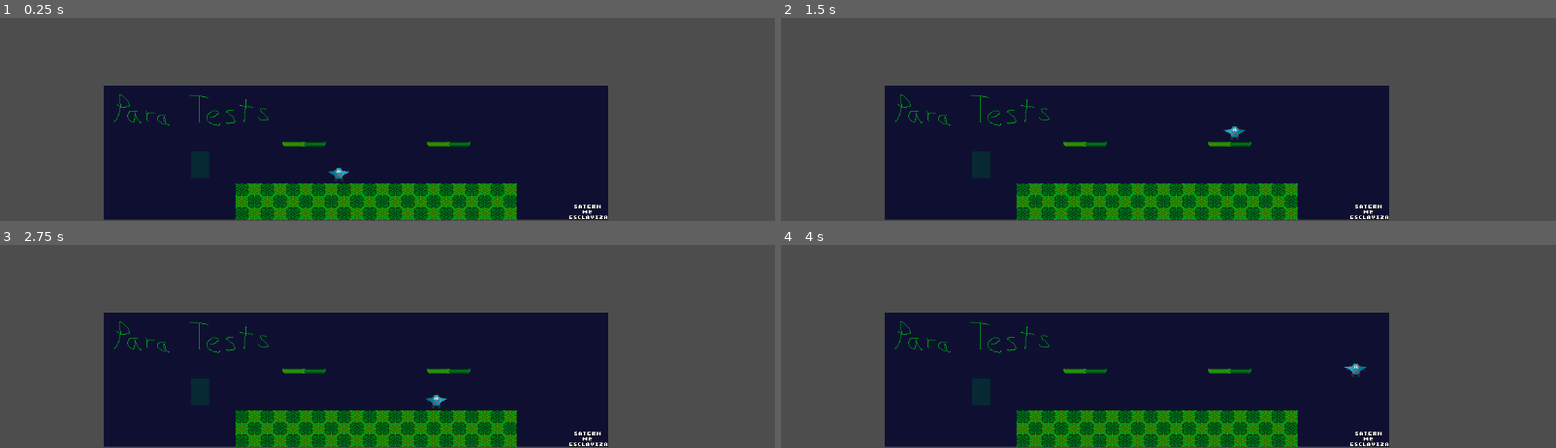
Above: before the commit, frames 1-4 (two rows, left to right).
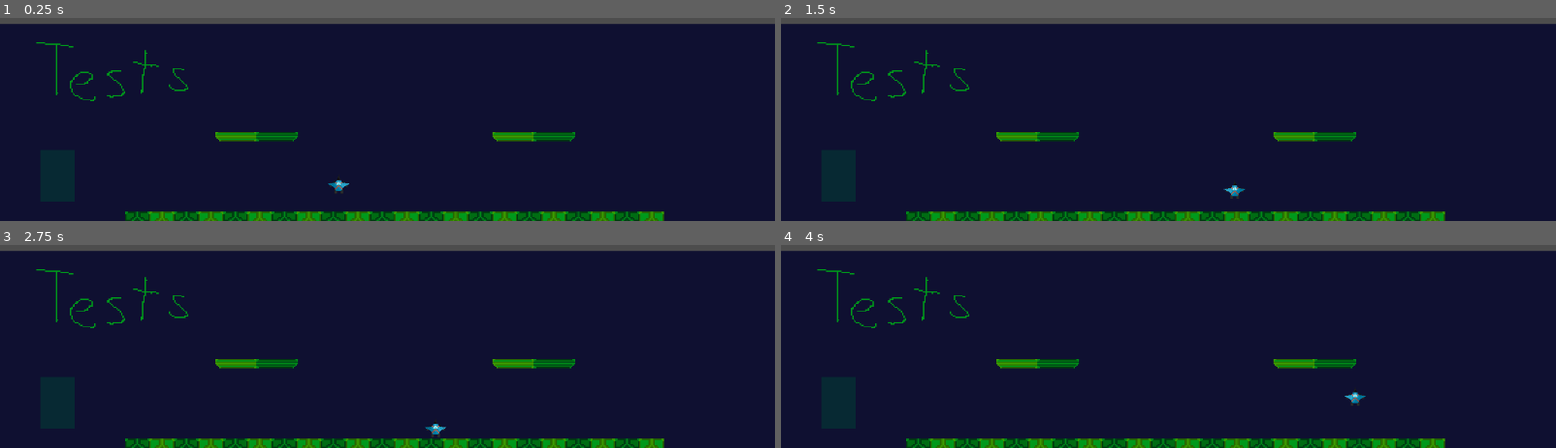
Above: after the commit, the same moments.

Repository: SaternDev/PixelVs2D
Game: Godot game, scene res://Scenes/SceneMap1.tscn
Two runs of this game, one before a commit and one after it. Both use one fixed random seed, a clock stepped at 60 frames per second and the inputs below.
Inputs:
- Up to frame 1 (0.25 s): no input
- Up to frame 2 (1.5 s): tap Enter (ui_accept) at 0.5 s; hold D (Derecha) from 0.53 s (still down); tap Space (Salto) at 0.77 s
- Up to frame 3 (2.75 s): tap Space (Salto) at 1.52 s; release D (Derecha) at 2.03 s; hold A (Izquierda) from 2.03 s (still down)
- Up to frame 4 (4 s): tap Enter (ui_accept) at 2.75 s; release A (Izquierda) at 2.78 s; hold D (Derecha) from 2.78 s (still down); tap Space (Salto) at 3.02, 3.77 s

The runs differ from the first frame. In frame 1, 63% of the frame differs, in the area x 0-100%, y 2-100%; in frame 2, 63%; in frame 3, 63%; in frame 4, 63%.

Commit message:
refactor(map): resize and adjust hitboxes for better collision
-Hitbox of the plataforms in the map has been increased
-Hitbox of the base in the map has been resized
-Map has been reescaled

Diff:
--- a/Resources/map1.tscn
+++ b/Resources/map1.tscn
@@ -3,7 +3,7 @@
 [ext_resource type="Texture2D" uid="uid://p0s747c21jre" path="res://Sprites/zona_mierdosa.png" id="1_ewmn3"]
 
 [sub_resource type="RectangleShape2D" id="RectangleShape2D_mlw6t"]
-size = Vector2(418, 20)
+size = Vector2(804, 20)
 
 [sub_resource type="RectangleShape2D" id="RectangleShape2D_ewmn3"]
 size = Vector2(64, 4)
@@ -11,18 +11,21 @@
 [node name="Map1" type="StaticBody2D"]
 
 [node name="Sprite2D" type="Sprite2D" parent="."]
+scale = Vector2(1.9157206, 1.9157206)
 texture = ExtResource("1_ewmn3")
 
 [node name="Collision_Floor" type="CollisionShape2D" parent="."]
-position = Vector2(30, 56)
+position = Vector2(58, 99)
 shape = SubResource("RectangleShape2D_mlw6t")
 
 [node name="Collision_Plataform1" type="CollisionShape2D" parent="."]
-position = Vector2(-77, -14)
+position = Vector2(-148, -26.999998)
+scale = Vector2(1.924353, 1.5085127)
 shape = SubResource("RectangleShape2D_ewmn3")
 one_way_collision = true
 
 [node name="Collision_Plataform2" type="CollisionShape2D" parent="."]
-position = Vector2(138, -14)
+position = Vector2(264, -27)
+scale = Vector2(1.924353, 1.5085127)
 shape = SubResource("RectangleShape2D_ewmn3")
 one_way_collision = true
